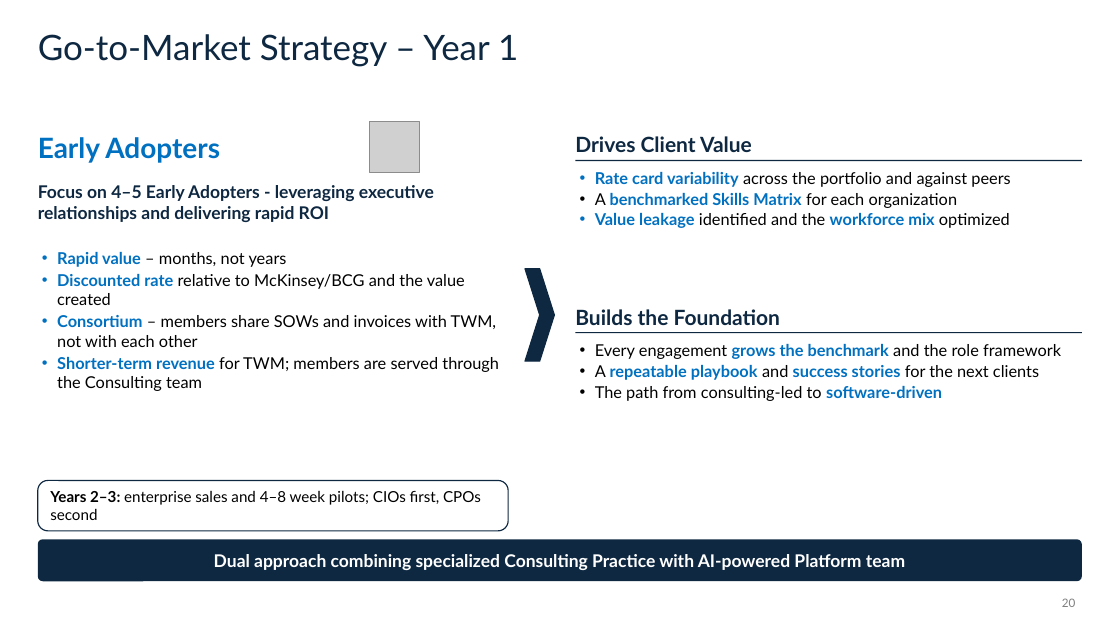
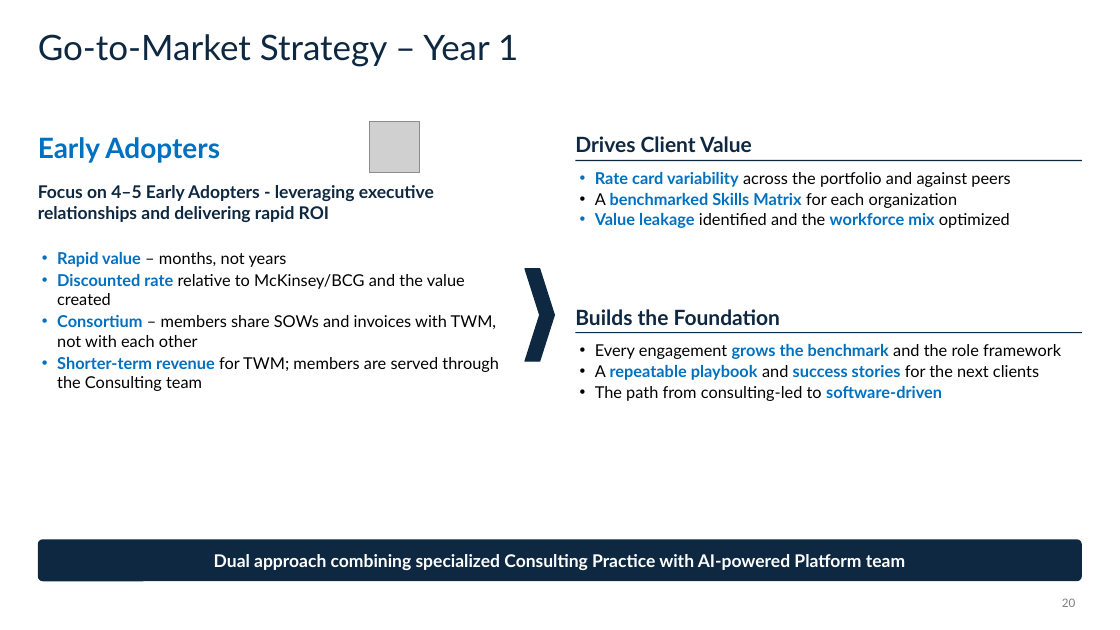
Before and after one commit to kylemac7807/twm-platform, a slide deck: slide 20 of docs/story/twm-pitch-deck-v2.pptx. Drawn at 1120x630 pixels with LibreOffice and Linux fonts; fonts in the diff are those of the drawing; grey boxes stand for pictures. Boxes give left, top, right and bottom in pixels: in the first picture for what was removed or moved away, otherwise in the second. Text is boxed around its words. In the diff, an @@ line names an element or a change of style, - is before the commit and + after.

```diff
--- a/docs/story/twm-pitch-deck-v2.pptx
+++ b/docs/story/twm-pitch-deck-v2.pptx
@@ rounded rectangle removed at (38, 481, 508, 531) @@
@@ text removed at (50, 491, 481, 520) @@
-Years 2–3: enterprise sales and 4–8 week pilots; CIOs first, CPOs second
```
Also in this commit, not shown: 13 other slides changed.
